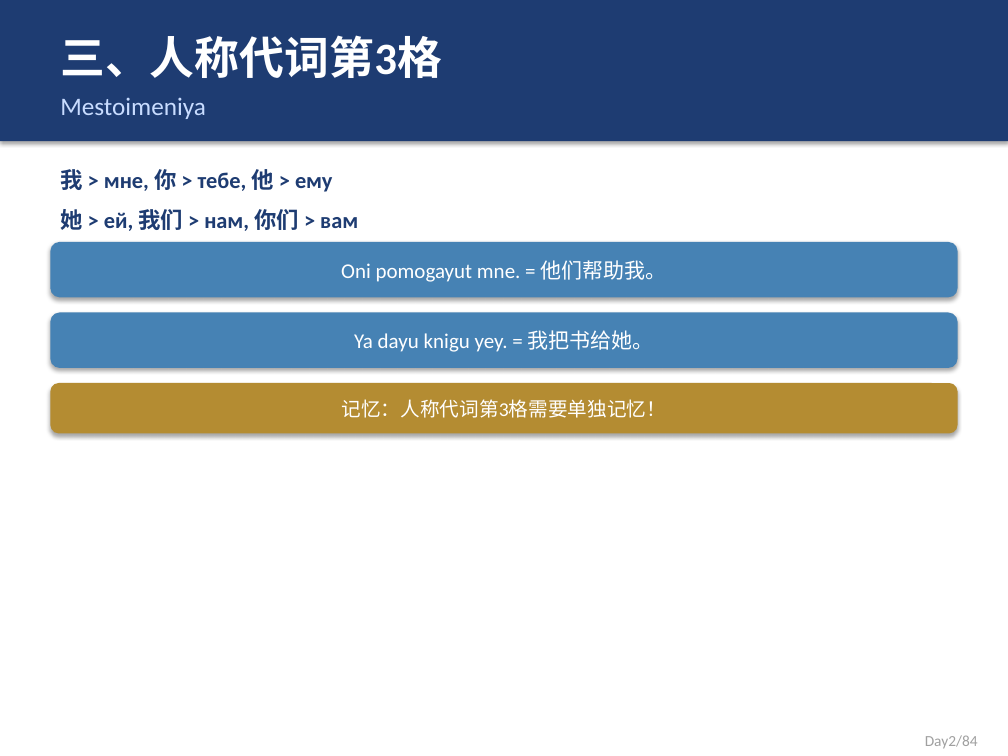
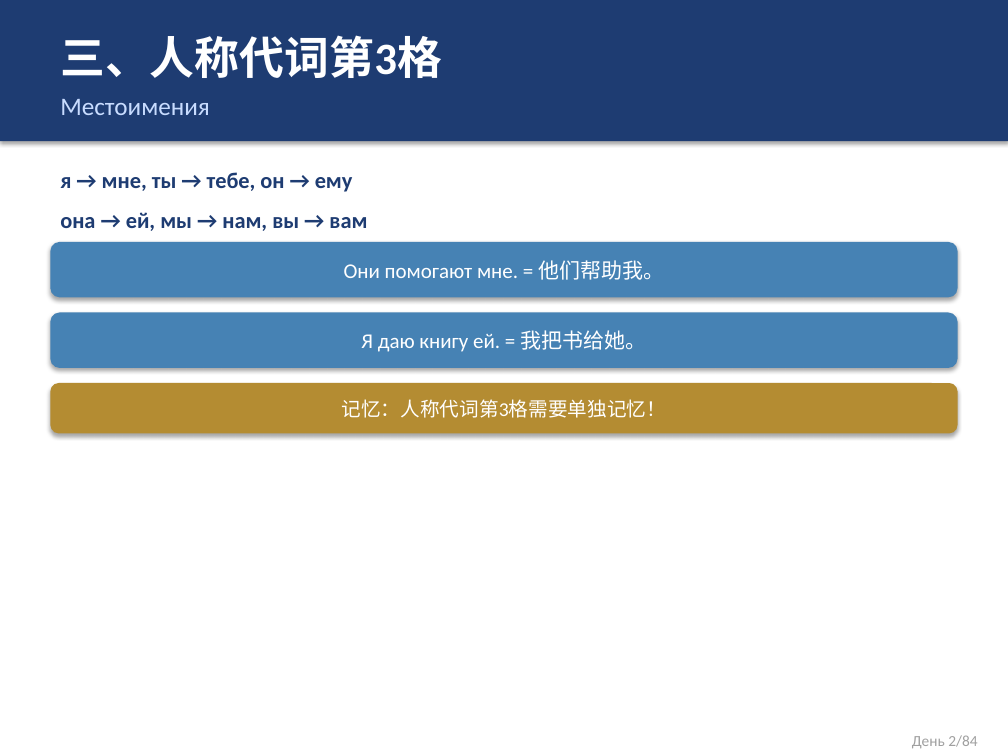
Before and after one commit to leon-lee-sys/openclaw-backup, a slide deck: slide 4 of courses/俄语课件/俄语_Day2_L1.pptx. Drawn at 1008x756 pixels with LibreOffice and Linux fonts; fonts in the diff are those of the drawing. Boxes give left, top, right and bottom in pixels: in the first picture for what was removed or moved away, otherwise in the second. Text is boxed around its words. In the diff, an @@ line names an element or a change of style, - is before the commit and + after.

```diff
--- a/courses/俄语课件/俄语_Day2_L1.pptx
+++ b/courses/俄语课件/俄语_Day2_L1.pptx
@@ text at <box>60,99,210,115</box>: text changed @@
-Mestoimeniya
+Местоимения
@@ text at <box>60,172,352,192</box>: text changed @@
-我 > мне, 你 > тебе, 他 > ему
+я → мне, ты → тебе, он → ему
@@ text at <box>60,212,367,231</box>: text changed @@
-她 > ей, 我们 > нам, 你们 > вам
+она → ей, мы → нам, вы → вам
@@ text in rounded rectangle at <box>344,260,664,280</box>: text changed @@
-Oni pomogayut mne. = 他们帮助我。
+Они помогают мне. = 他们帮助我。
@@ text in rounded rectangle at <box>361,330,646,352</box>: text changed @@
-Ya dayu knigu yey. = 我把书给她。
+Я даю книгу ей. = 我把书给她。
@@ text at <box>912,735,977,748</box>: text changed @@
-Day2/84
+День 2/84
```
Also in this commit, not shown: 4 other slides changed, 1 slide removed, 10 other files.
